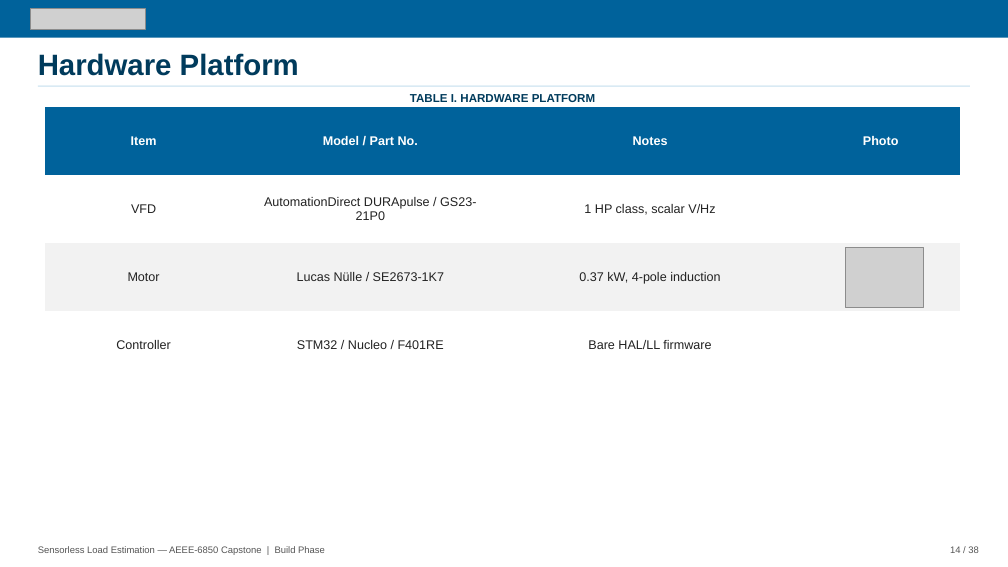
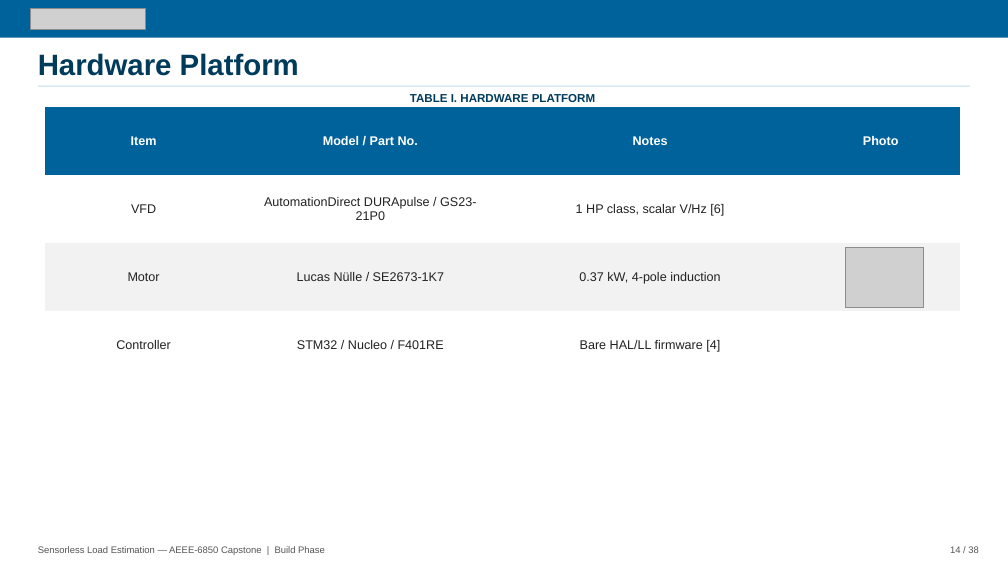
Before and after one commit to David-4529/Capstone, a slide deck: slide 14 of docs/paper/Sensorless_Load_Estimation_Deck_Rev17.pptx. Drawn at 1008x567 pixels with LibreOffice and Linux fonts; fonts in the diff are those of the drawing; grey boxes stand for pictures. Boxes give left, top, right and bottom in pixels: in the first picture for what was removed or moved away, otherwise in the second. Text is boxed around its words. In the diff, an @@ line names an element or a change of style, - is before the commit and + after.

```diff
--- a/docs/paper/Sensorless_Load_Estimation_Deck_Rev17.pptx
+++ b/docs/paper/Sensorless_Load_Estimation_Deck_Rev17.pptx
@@ table at (x1=45, y1=107, x2=960, y2=380) @@
-row 2, column 3: 1 HP class, scalar V/Hz
+row 2, column 3: 1 HP class, scalar V/Hz [6]
-row 4, column 3: Bare HAL/LL firmware
+row 4, column 3: Bare HAL/LL firmware [4]
```
Also in this commit, not shown: 6 other slides changed.
